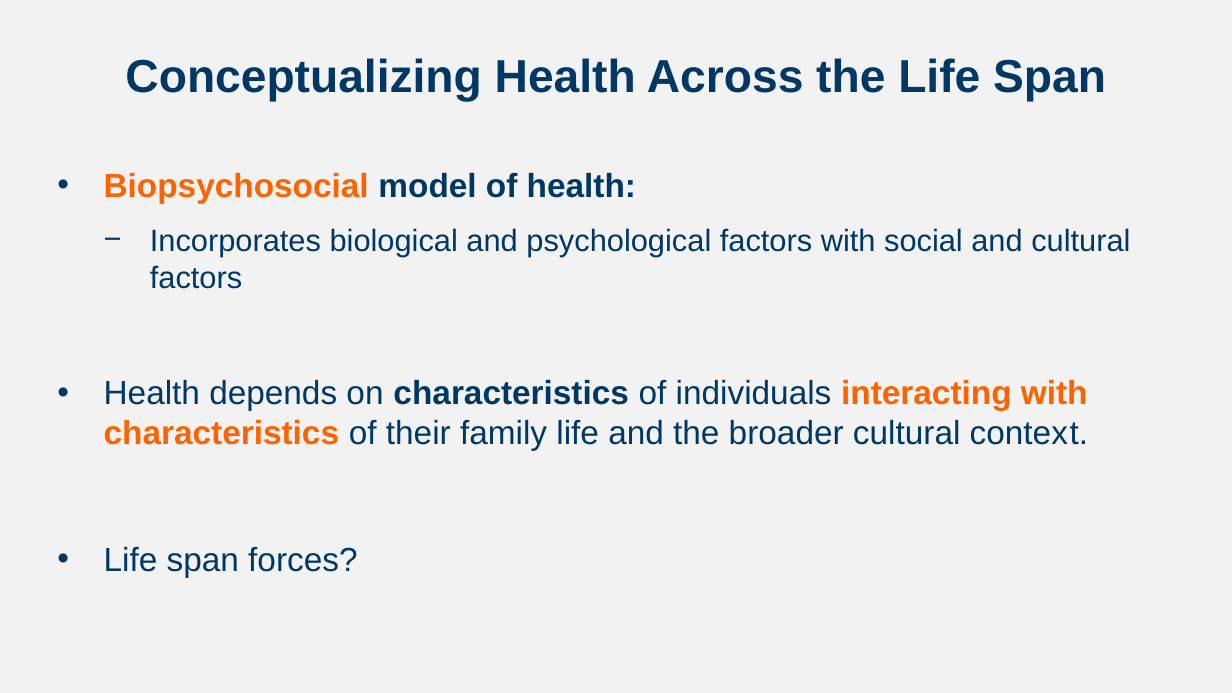
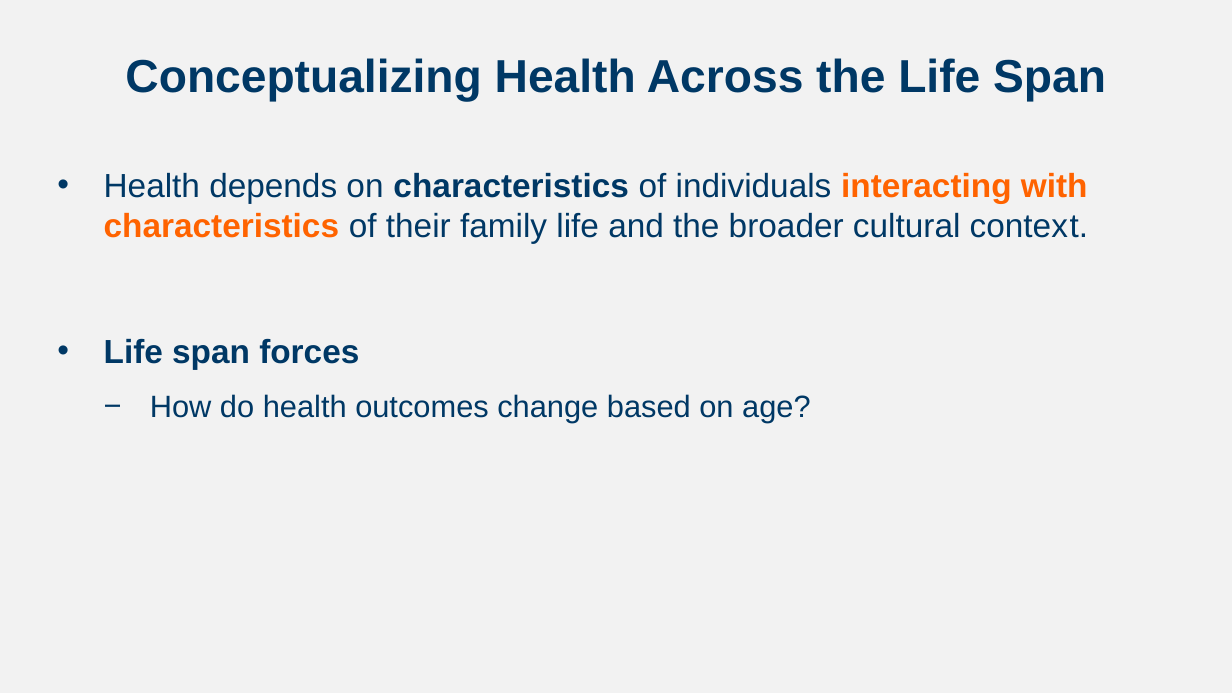
Before and after one commit to npm27/Teaching-Materials, a slide deck: slide 3 of Developmental Fall 23/Slides/Chapter 5.pptx (slide 2 before the commit). Drawn at 1232x693 pixels with LibreOffice and Linux fonts; fonts in the diff are those of the drawing. Boxes give left, top, right and bottom in pixels: in the first picture for what was removed or moved away, otherwise in the second. Text is boxed around its words. In the diff, an @@ line names an element or a change of style, - is before the commit and + after.

```diff
--- a/Developmental Fall 23/Slides/Chapter 5.pptx
+++ b/Developmental Fall 23/Slides/Chapter 5.pptx
@@ text at bbox=[104, 172, 1130, 289]: paragraphs removed @@
-• Biopsychosocial model of health:
-  − Incorporates biological and psychological factors with social and cultural factors
@@ text at bbox=[104, 338, 811, 423]: text changed; size 26 to 24 pt @@
-• Life span forces?
+• Life span forces
+  − How do health outcomes change based on age?
```
Also in this commit, not shown: 12 other slides changed, 13 slides added, 4 other files.
